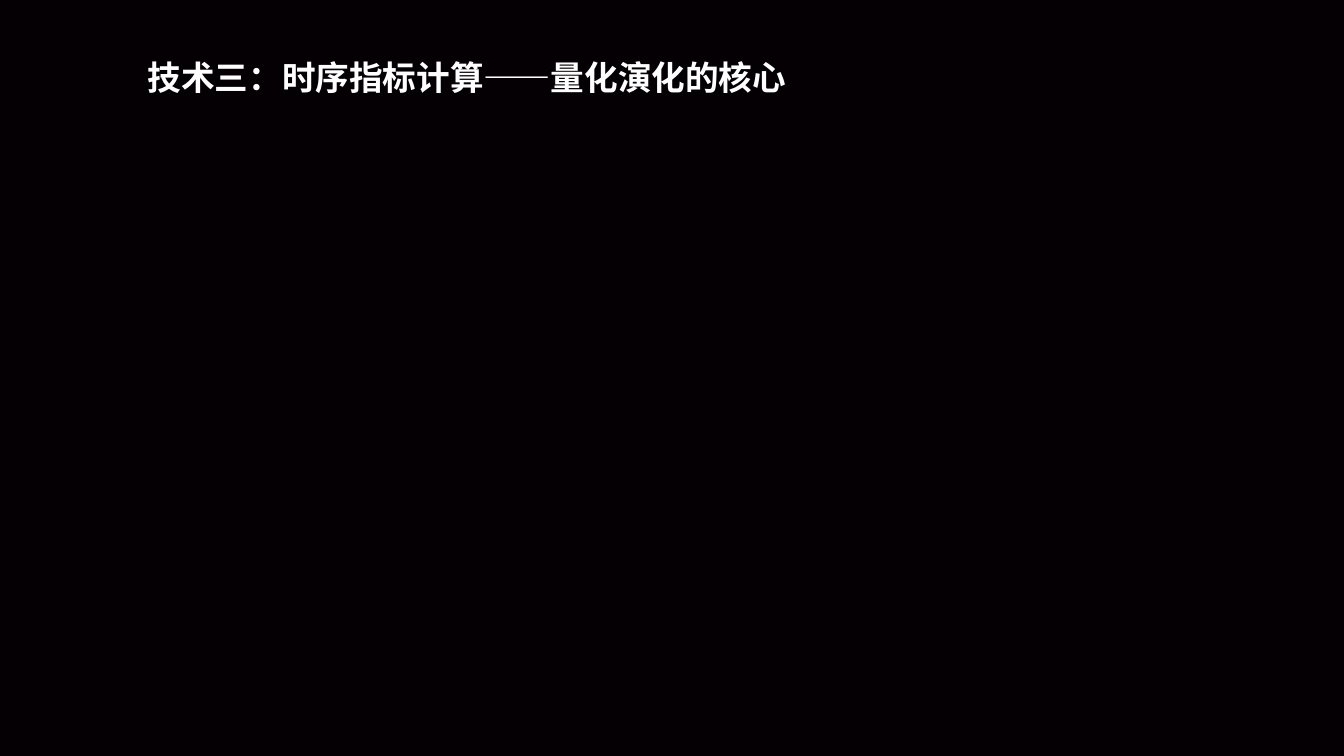
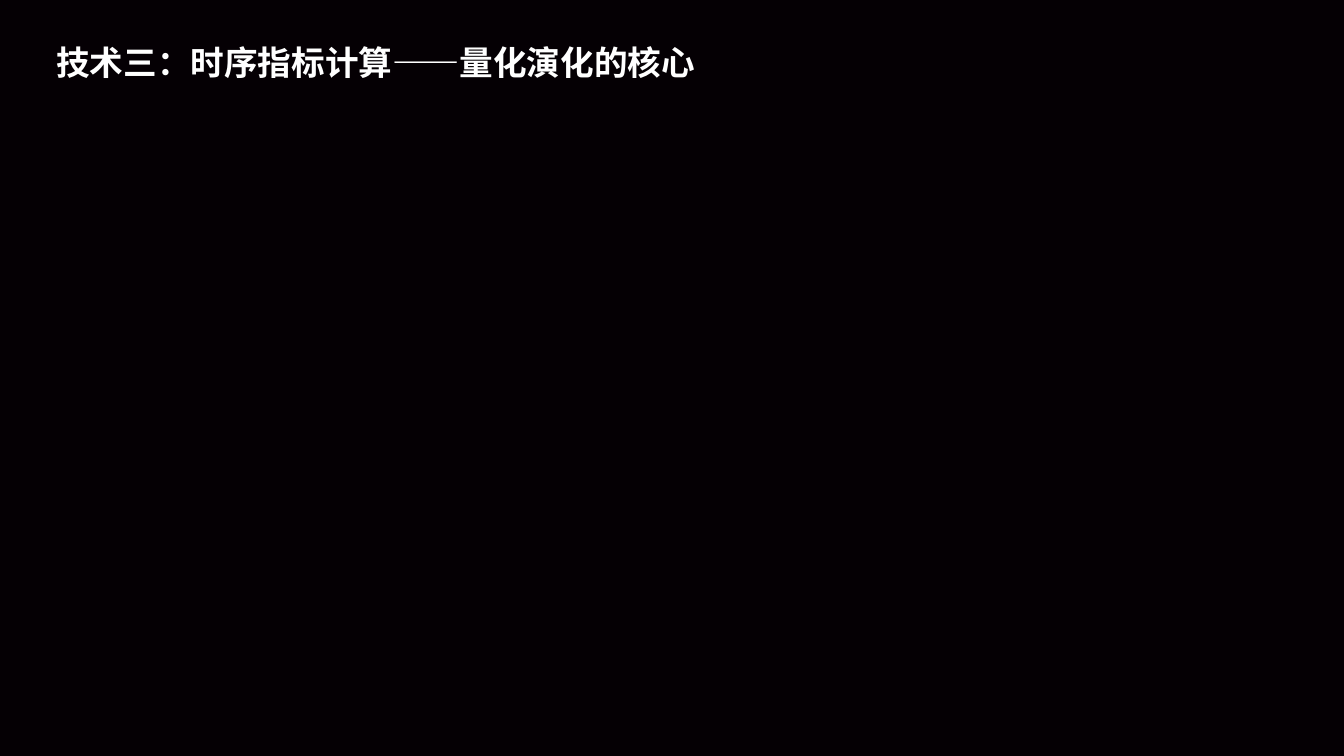
Before and after one commit to perrrseus/OpenSaga, a slide deck: slide 16 of ppt/OpenSaga.pptx. Drawn at 1344x756 pixels with LibreOffice and Linux fonts; fonts in the diff are those of the drawing. Boxes give left, top, right and bottom in pixels: in the first picture for what was removed or moved away, otherwise in the second. Text is boxed around its words. In the diff, an @@ line names an element or a change of style, - is before the commit and + after.

Commit message:
社区演化：网络级指标新增

```diff
--- a/ppt/OpenSaga.pptx
+++ b/ppt/OpenSaga.pptx
@@ text "技术三：时序指标计算——量化演化的核心": place and size @@
-text "技术三：时序指标计算——量化演化的核心" at bbox=[148, 61, 786, 93]
+text "技术三：时序指标计算——量化演化的核心" at bbox=[56, 46, 694, 78]
```
Also in this commit, not shown: 10 other files.
